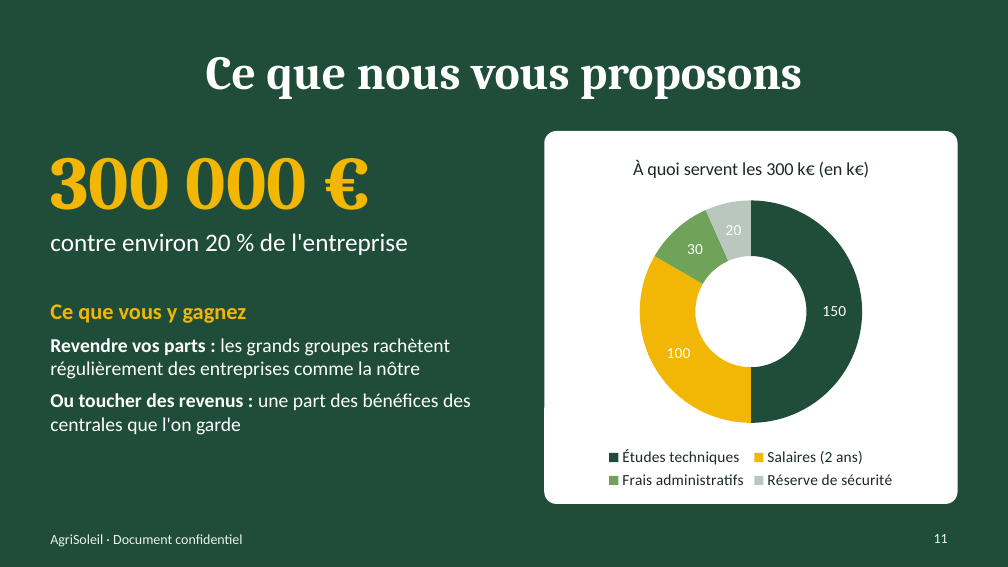
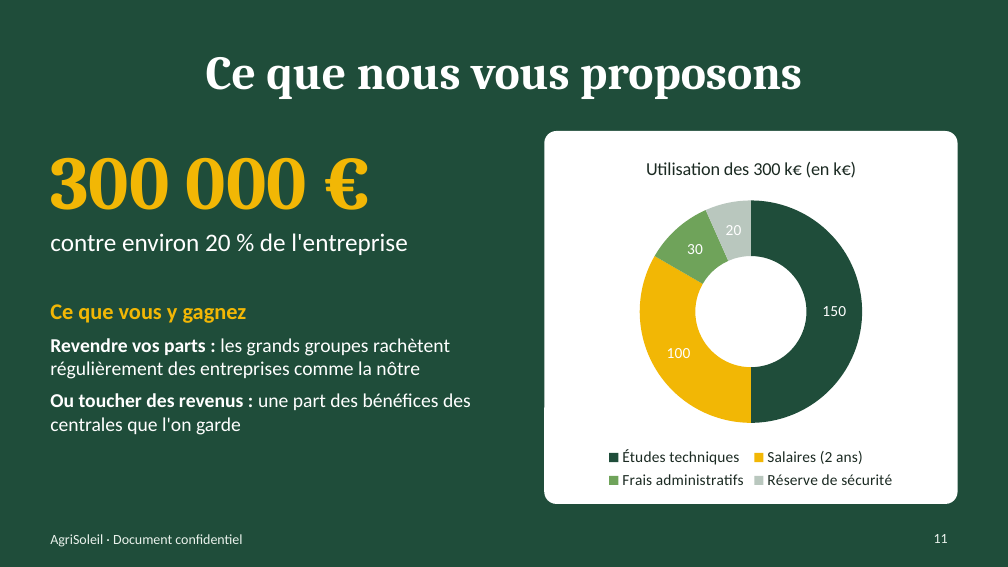
Before and after one commit to matth-fra/my-profile, a slide deck: slide 11 of Presentation-AgriSoleil.pptx. Drawn at 1008x567 pixels with LibreOffice and Linux fonts; fonts in the diff are those of the drawing. Boxes give left, top, right and bottom in pixels: in the first picture for what was removed or moved away, otherwise in the second. Text is boxed around its words. In the diff, an @@ line names an element or a change of style, - is before the commit and + after.

```diff
--- a/Presentation-AgriSoleil.pptx
+++ b/Presentation-AgriSoleil.pptx
@@ doughnut chart at (554, 141, 948, 494) @@
@@ title "À quoi servent les 300 k€ (en k€)" to "Utilisation des 300 k€ (en k€)" @@
```
Also in this commit, not shown: 3 other slides changed.
